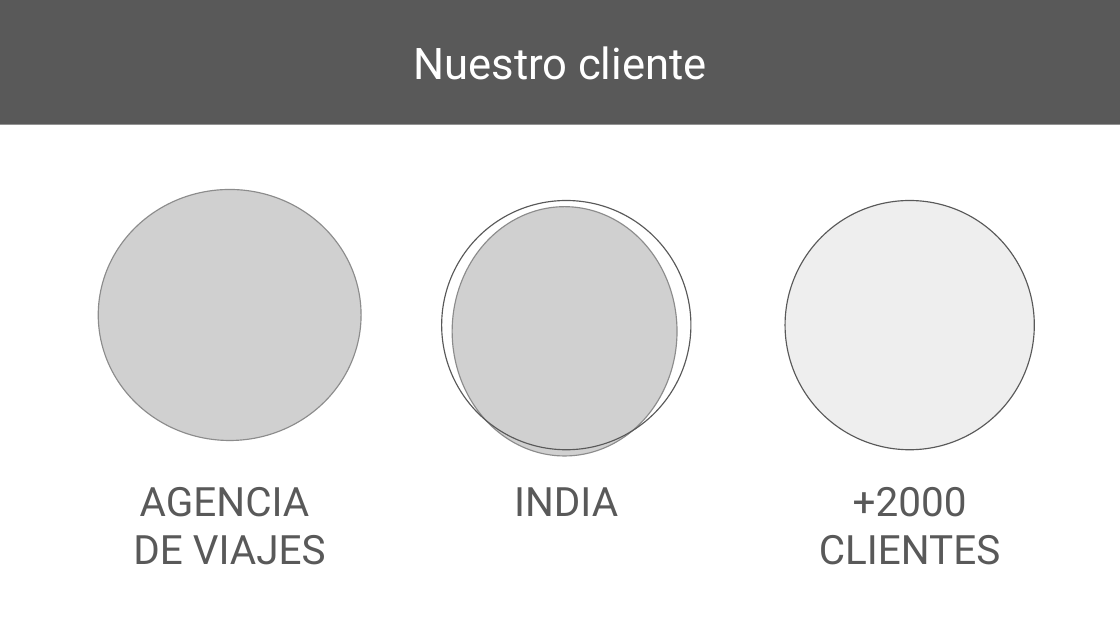
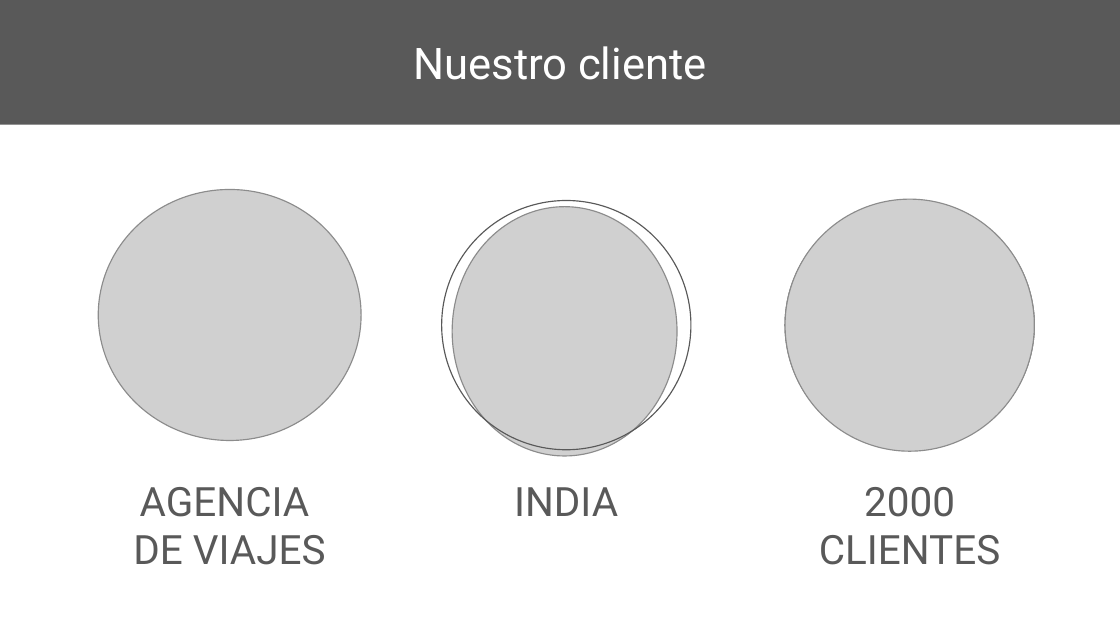
Before and after one commit to LeandroHornos/Travel-Insurance, a slide deck: slide 2 of Travel Insurance - Leandro Hornos.pptx. Drawn at 1120x630 pixels with LibreOffice and Linux fonts; fonts in the diff are those of the drawing; grey boxes stand for pictures. Boxes give left, top, right and bottom in pixels: in the first picture for what was removed or moved away, otherwise in the second. Text is boxed around its words. In the diff, an @@ line names an element or a change of style, - is before the commit and + after.

```diff
--- a/Travel Insurance - Leandro Hornos.pptx
+++ b/Travel Insurance - Leandro Hornos.pptx
@@ picture added at [785,199,1035,451] @@
@@ text at [819,487,1000,565]: text changed @@
-+2000 CLIENTES
+2000 CLIENTES
```
Also in this commit, not shown: 1 other slide changed, 8 slides added, 1 slide removed, 2 other files.
